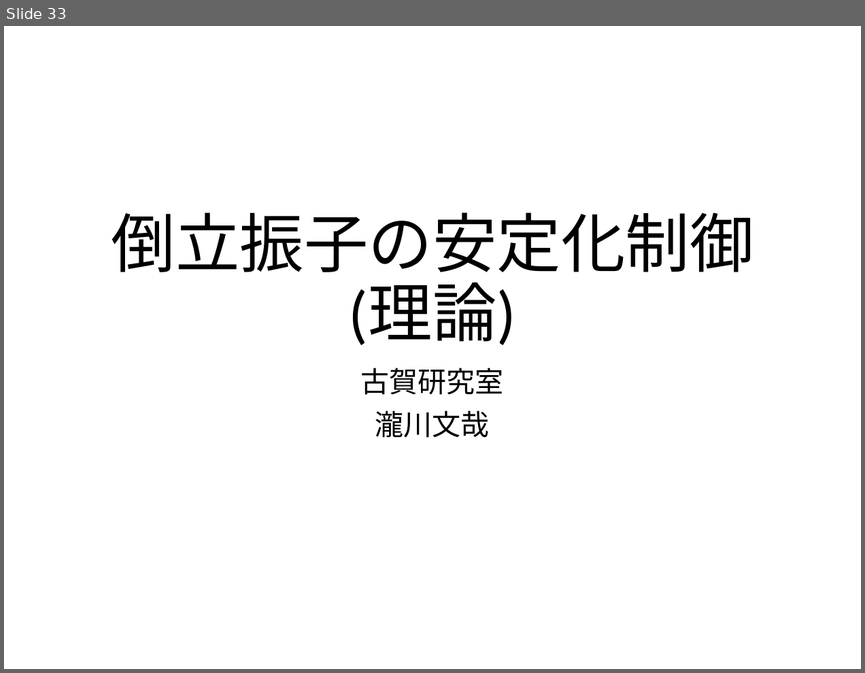
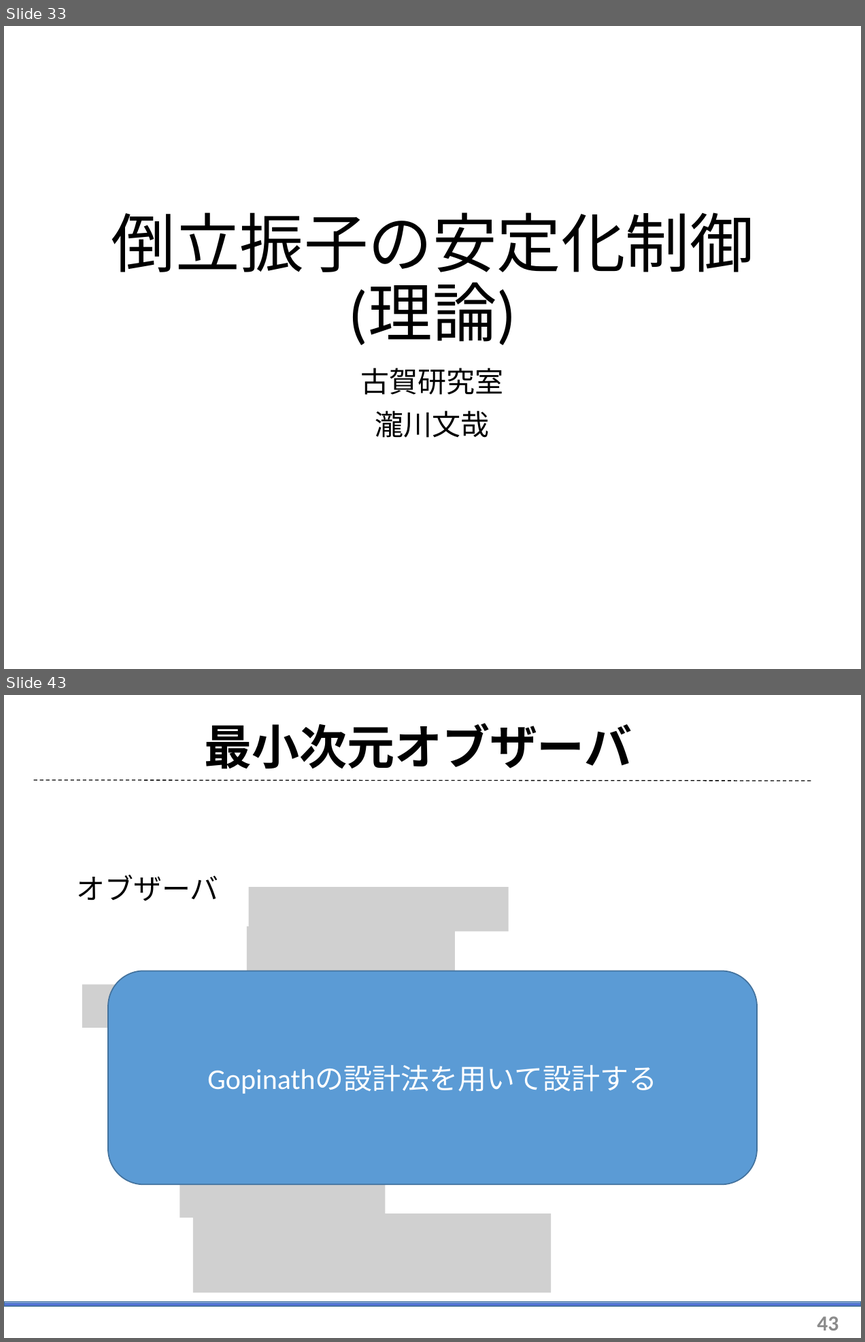
Before and after one commit to arabian9ts/Pendulum, a slide deck: presentation/pendulum_theory.pptx. Shown one above the other, each under a label of ours: slide 33 before the commit, slides 33 and 43 after it; the slides between them are not shown. The pictures are 865x673 and 865x1342 pixels, drawn with LibreOffice and Linux fonts; fonts in the diff are those of the drawing; grey boxes stand for pictures. Boxes give left, top, right and bottom in pixels: in the first picture for what was removed or moved away, otherwise in the second. Text is boxed around its words. In the diff, an @@ line names an element or a change of style, - is before the commit and + after.

```diff
--- a/presentation/pendulum_theory.pptx
+++ b/presentation/pendulum_theory.pptx
@@ slide 43 added at (4, 695, 861, 1338), background #FFFFFF @@
@@ title added at (204, 723, 632, 769), 40 pt, text #000000, bold @@
+最小次元オブザーバ
@@ line added from (34, 780) to (813, 781), #000000 0.75 pt dashed @@
@@ text added at (76, 875, 219, 901), 24 pt, text #000000 @@
+オブザーバ
@@ picture added at (248, 887, 508, 932) @@
@@ picture added at (247, 926, 455, 971) @@
@@ rounded rectangle added at (107, 971, 756, 1184), fill #5B9BD5, outline #43739E 1 pt, 24 pt, text #FFFFFF @@
+Gopinathの設計法を用いて設計する
@@ picture added at (82, 985, 640, 1028) @@
@@ picture added at (179, 1173, 385, 1218) @@
@@ picture added at (193, 1213, 551, 1292) @@
@@ rectangle added at (4, 1302, 861, 1306), fill gradient #6666FF to #4A76C6 to #8FAADC, outline #43739E 1 pt @@
@@ page number added at (817, 1316, 838, 1330), 18 pt, text #8C8C8C, bold @@
+43
```
Also in this commit, not shown: 12 slides changed, 10 other files.
